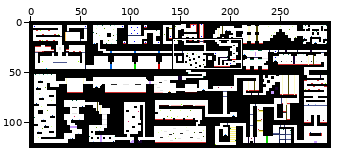
One commit to this sprite sheet: res/world/world.png. Above: a wide view before the commit, with the close-up outlined.
Close-up. Earlier state:
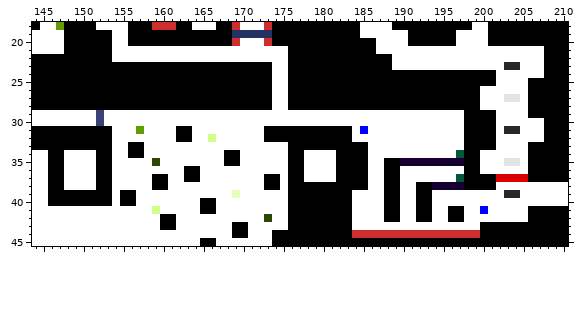
The file is 300x125 pixels. Colours within 5 levels of each other are drawn and written as one. Shown: x 144..210, y 18..45.
Now the later version:
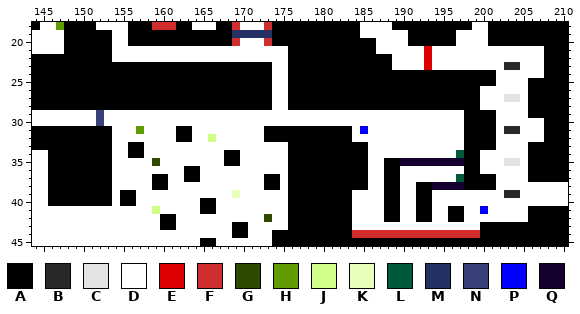
Palette (. is transparent): A #000000  B #282828  C #e4e4e4  D #ffffff  E #dd0000  F #d02e2e  G #2d4900  H #619d00  J #d2ff8a  K #e5ffbb  L #00593a  M #263163  N #384278  P #0100fe  Q #150030
Changes in this commit:
y 21..23: x 193 D -> E
y 34..36: x 148..151 DDDD -> AAAA; x 178..181 DDDD -> AAAA
y 37: x 148..151 DDDD -> AAAA; x 178..181 DDDD -> AAAA; x 202..205 EEEE -> DDDD
y 38: x 148..151 DDDD -> AAAA
Boxes around the changes in both close-ups, in picture pixels (x1, y1, x2, y2):
changed: (424, 46, 432, 70)
changed: (64, 150, 96, 190)
changed: (304, 150, 336, 182)
changed: (496, 174, 528, 182)
